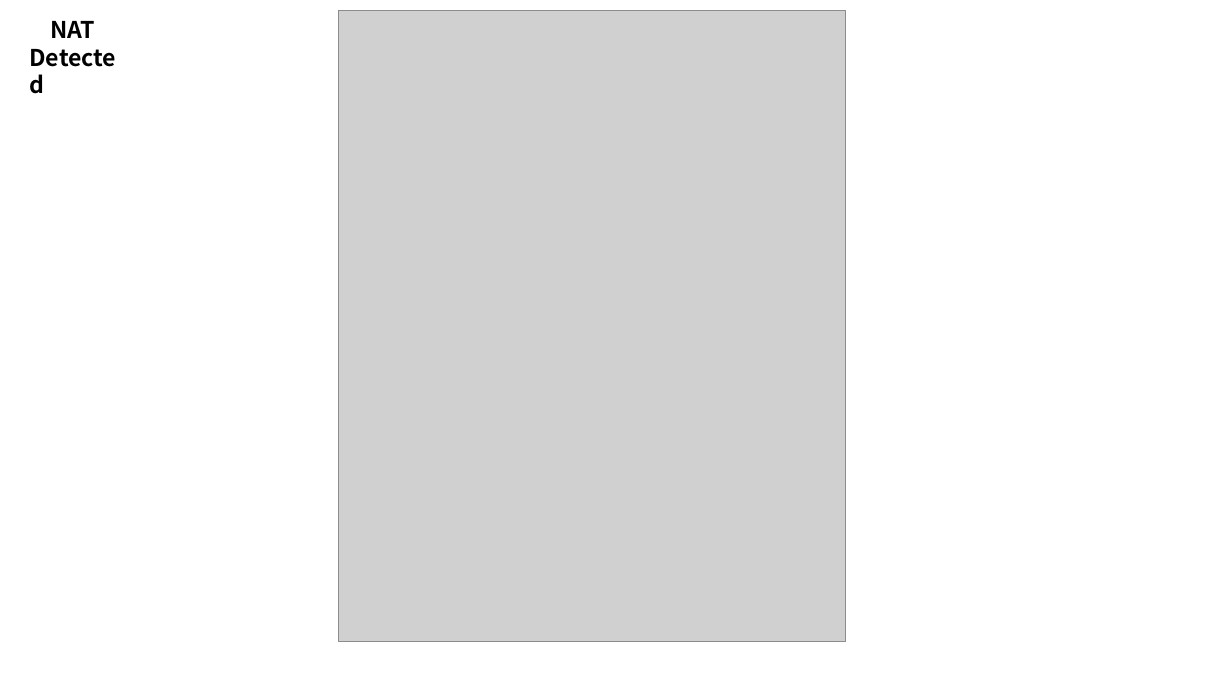
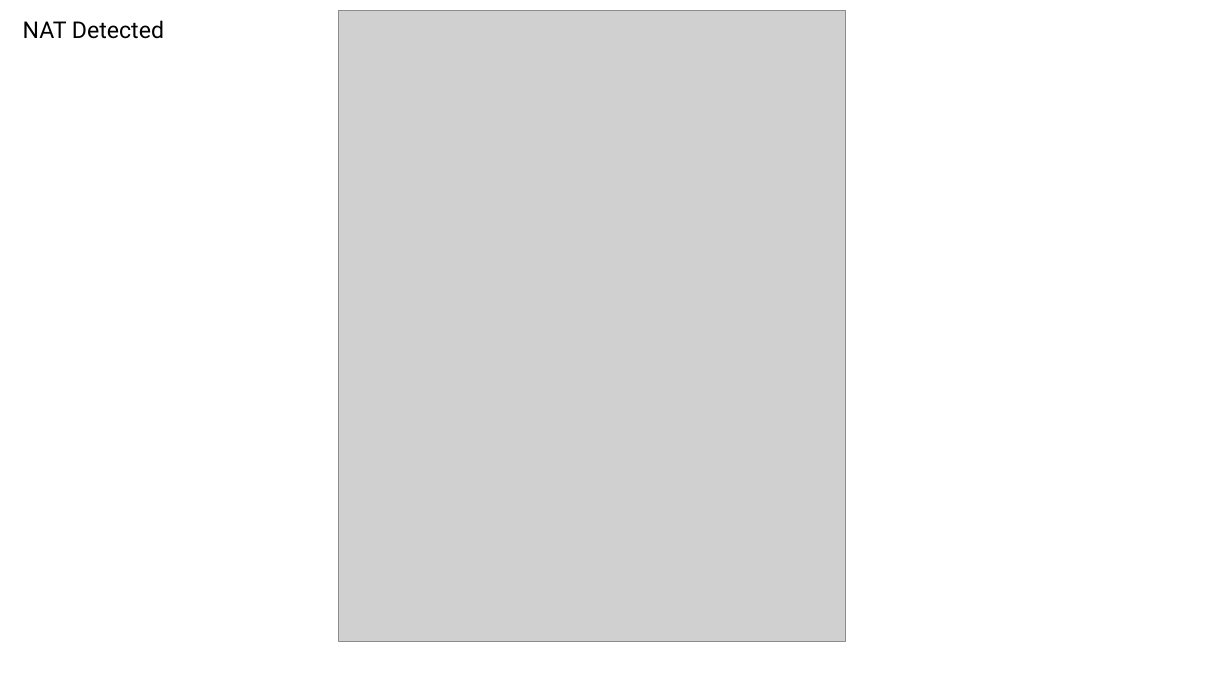
Before and after one commit to httpmail/ice, a slide deck: slide 10 of docs.pptx (slide 5 before the commit). Drawn at 1232x693 pixels with LibreOffice and Linux fonts; fonts in the diff are those of the drawing; grey boxes stand for pictures. Boxes give left, top, right and bottom in pixels: in the first picture for what was removed or moved away, otherwise in the second. Text is boxed around its words. In the diff, an @@ line names an element or a change of style, - is before the commit and + after.

```diff
--- a/docs.pptx
+++ b/docs.pptx
@@ text "NAT Detected": place and size @@
-text "NAT Detected" at (50,21,95,38)
+text "NAT Detected" at (23,20,164,39)
@@ text "NAT Detected" at (23,20,164,39): font Noto Sans CJK SC to Roboto, bold off; vertical alignment middle to top @@
```
Also in this commit, not shown: 11 other slides changed, 8 slides added, 5 slides removed, 17 other files.
